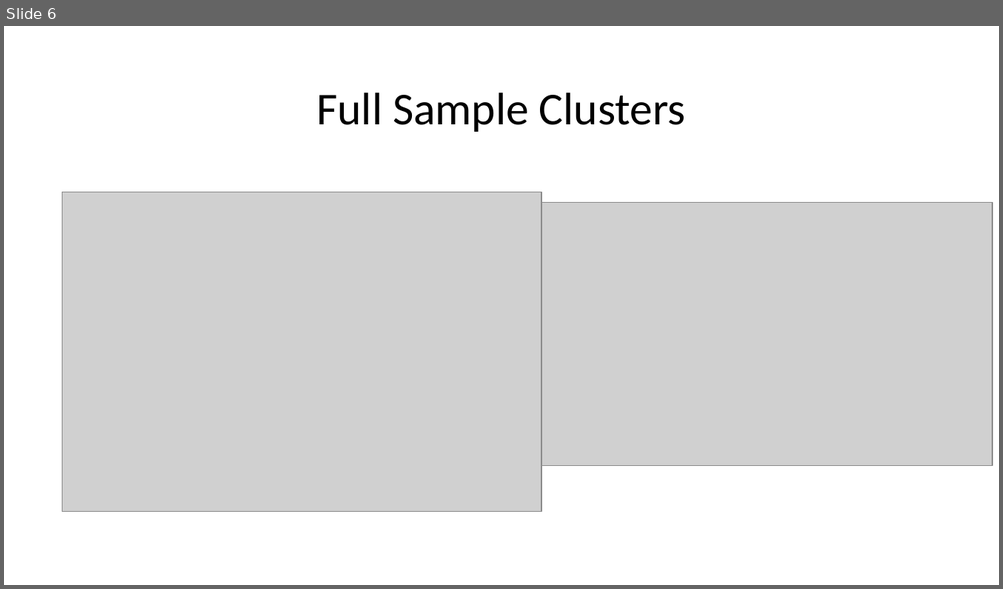
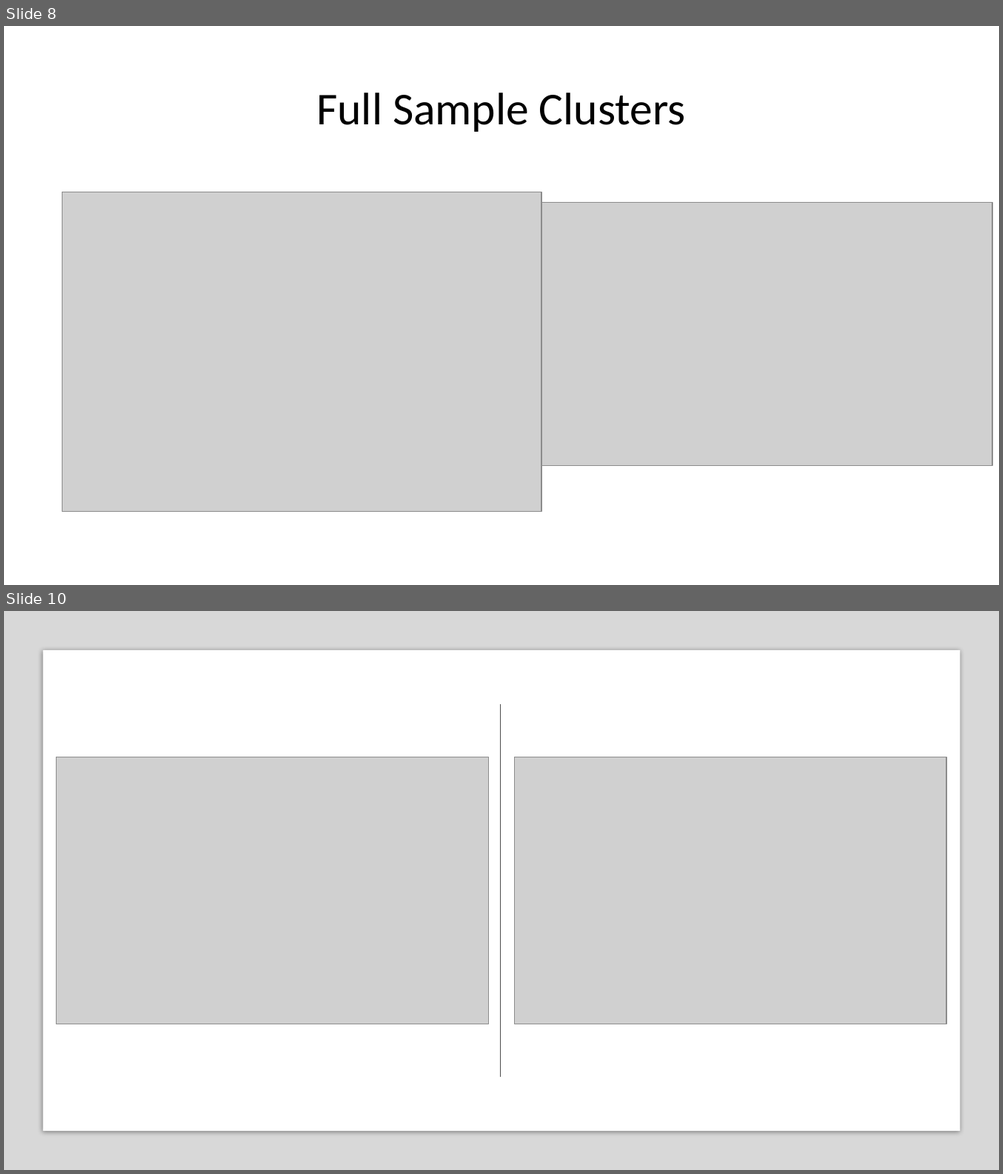
Before and after one commit to jakederosa123/Delay_Discounting, a slide deck: Results/Clustering.pptx. Shown one above the other, each under a label of ours: slide 6 before the commit, slides 8 and 10 after it; the slides between them are not shown. The pictures are 1003x589 and 1003x1174 pixels, drawn with LibreOffice and Linux fonts; fonts in the diff are those of the drawing; grey boxes stand for pictures. Boxes give left, top, right and bottom in pixels: in the first picture for what was removed or moved away, otherwise in the second. Text is boxed around its words. In the diff, an @@ line names an element or a change of style, - is before the commit and + after.

```diff
--- a/Results/Clustering.pptx
+++ b/Results/Clustering.pptx
@@ slide 10 added at bbox=[4, 611, 999, 1170], background #FFFFFF @@
@@ rectangle added at bbox=[4, 611, 999, 1170], fill #808080 at 30% opacity @@
@@ rectangle added at bbox=[42, 650, 960, 1132], fill #FFFFFF @@
@@ line added from (500, 704) to (500, 1077), #4E4E4E 0.5 pt @@
@@ picture added at bbox=[57, 758, 488, 1025] @@
@@ picture added at bbox=[515, 758, 946, 1025] @@
@@ what was slide 6 is now slide 8 @@
```
Also in this commit, not shown: 3 other slides added, 2 other files.
